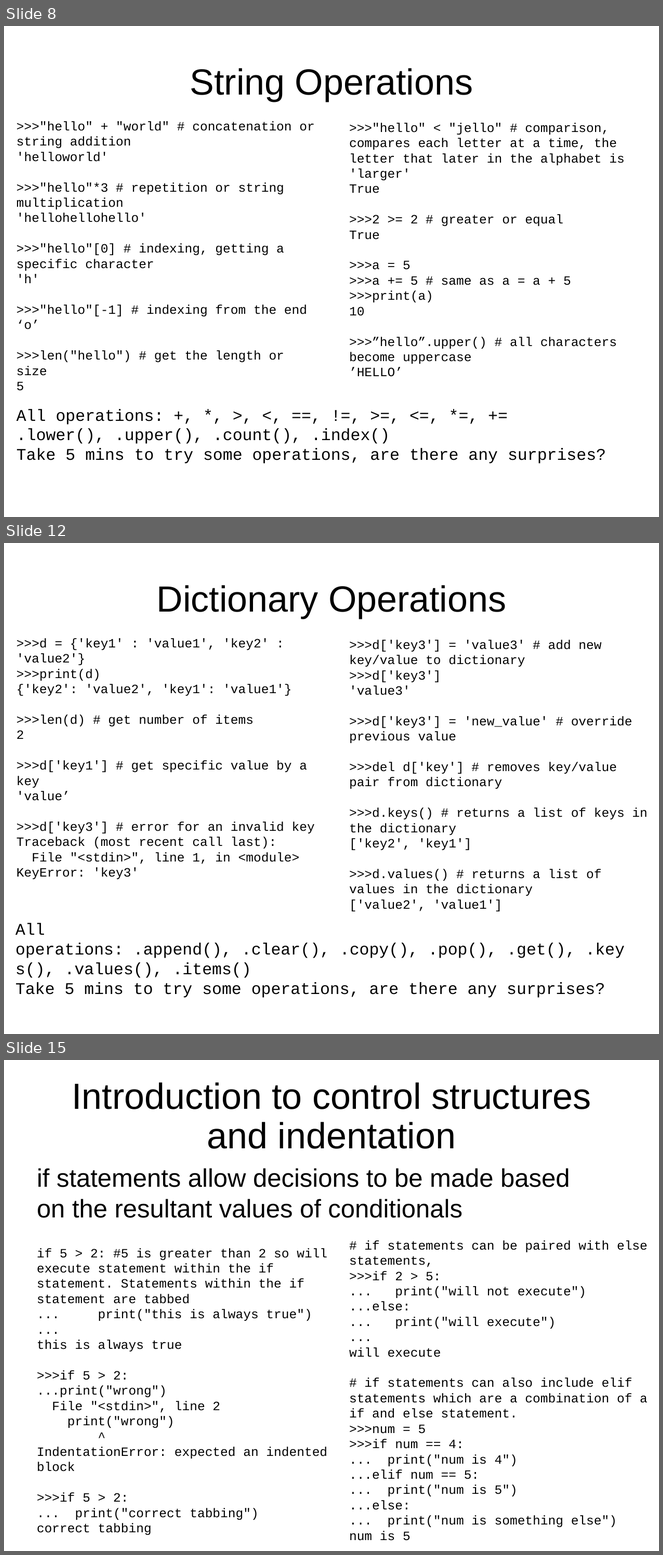
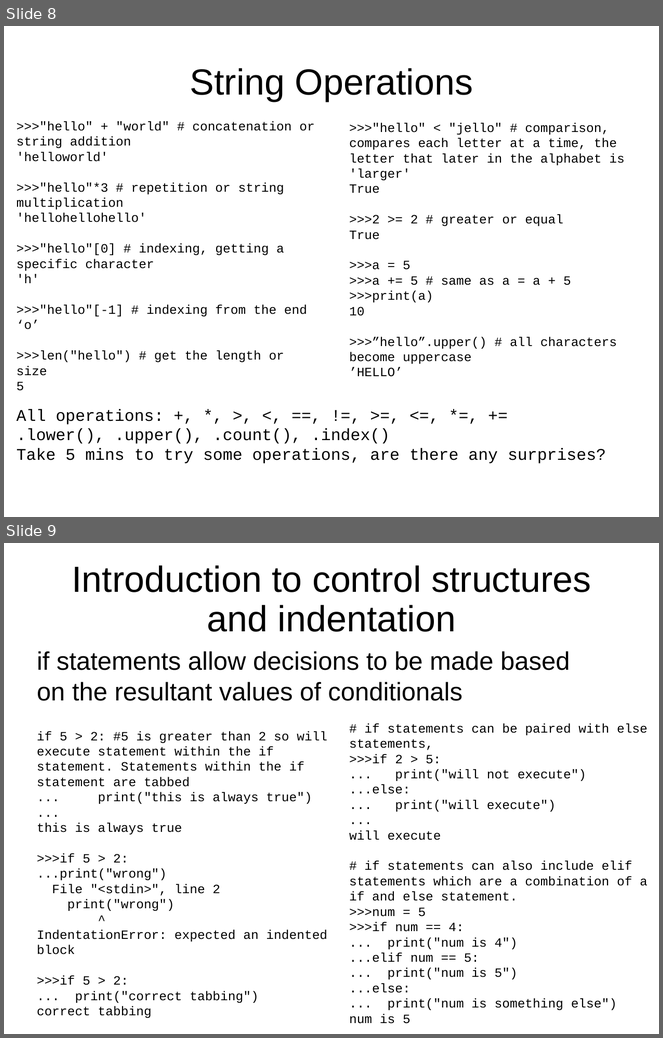
Before and after one commit to jyesselm/Chem991E, a slide deck: 01_introduction_to_python_part_i/slides.pptx. Shown one above the other, each under a label of ours: slides 8, 12 and 15 before the commit, slides 8 and 9 after it; the slides between them are not shown. The pictures are 663x1555 and 663x1038 pixels, drawn with LibreOffice and Linux fonts; fonts in the diff are those of the drawing. Boxes give left, top, right and bottom in pixels: in the first picture for what was removed or moved away, otherwise in the second. Text is boxed around its words. In the diff, an @@ line names an element or a change of style, - is before the commit and + after.

```diff
--- a/01_introduction_to_python_part_i/slides.pptx
+++ b/01_introduction_to_python_part_i/slides.pptx
@@ slide 12 removed at (4, 543, 659, 1034), background #FFFFFF @@
@@ title removed at (157, 585, 506, 618) @@
-Dictionary Operations
@@ text removed at (16, 638, 315, 879) @@
->>>d = {'key1' : 'value1', 'key2' : 'value2'}
->>>print(d)
-{'key2': 'value2', 'key1': 'value1'}
->>>len(d) # get number of items
-2
->>>d['key1'] # get specific value by a key
-'value’
->>>d['key3'] # error for an invalid key
-Traceback (most recent call last):
-File "<stdin>", line 1, in <module>
-KeyError: 'key3'
@@ text removed at (349, 640, 647, 912) @@
->>>d['key3'] = 'value3' # add new key/value to dictionary
->>>d['key3']
-'value3'
->>>d['key3'] = 'new_value' # override previous value
->>>del d['key'] # removes key/value pair from dictionary
->>>d.keys() # returns a list of keys in the dictionary
-['key2', 'key1']
->>>d.values() # returns a list of values in the dictionary
-['value2', 'value1']
@@ text removed at (15, 923, 605, 998) @@
-All operations: .append(), .clear(), .copy(), .pop(), .get(), .keys(), .values(), .items()
-Take 5 mins to try some operations, are there any surprises?
@@ what was slide 15 is now slide 9 @@
```
Also in this commit, not shown: 5 other slides removed, 3 other files.
